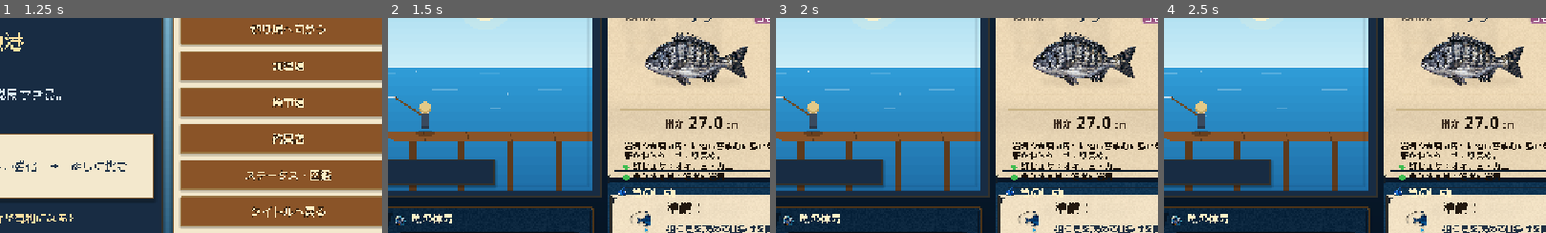
Above: before the commit, frames 1-4 (left to right).
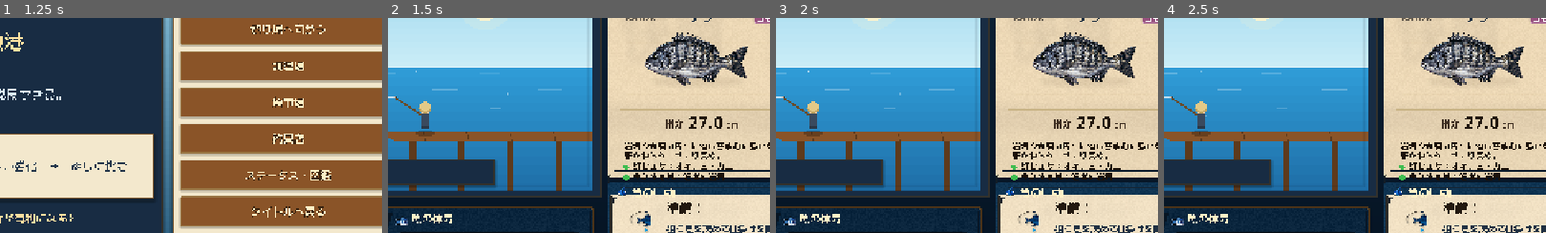
Above: after the commit, the same moments.

Repository: RYUKOU-OKUMURA/tsuri_quest_umi_mvp
Game: Godot game, scene res://scenes/main.tscn
Same seed, same stepped clock (60 frames per second), same inputs: the game is played once before the commit and once after it.
Inputs:
- Up to frame 1 (1.25 s): click "ゲームを始める" at 0.5 s
- Up to frame 2 (1.5 s): click "釣り場へ向かう" at 1.25 s
- Up to frame 3 (2 s): no input
- Up to frame 4 (2.5 s): click "通常魚を狙う" at 2 s
The pictures show only the part of the screen within x 46-96%, y 26-76%; the shares and areas given below are measured in that part.

Frame 1 is identical in both runs. In frame 2, 0.1% of the frame differs, in the area x 2-6%, y 92-97%; in frame 3, 0.1%; in frame 4, 0.1%.

Commit message:
Add dedicated HUD stamina icon

Diff:
--- a/src/ui/components/fight_hud.gd
+++ b/src/ui/components/fight_hud.gd
@@ -13,6 +13,7 @@
 const ICON_SHEET_PATH := "res://assets/showcase/underwater/fight_icon_sheet.png"
 const HUD_BAIT_ICON_PATH := "res://assets/showcase/underwater/hud_bait_icon.png"
 const HUD_TENSION_ICON_PATH := "res://assets/showcase/underwater/hud_tension_icon.png"
+const HUD_STAMINA_ICON_PATH := "res://assets/showcase/underwater/hud_stamina_icon.png"
 const ICON_TENSION := 4
 const ICON_STAMINA := 5
 const ICON_BAIT := 6
@@ -25,6 +26,7 @@
 var _icons: Texture2D
 var _bait_icon: Texture2D
 var _tension_icon: Texture2D
+var _stamina_icon: Texture2D
 
 var _main_rect := Rect2()
 var _reel_rect := Rect2()
@@ -52,6 +54,8 @@
 		_bait_icon = load(HUD_BAIT_ICON_PATH) as Texture2D
 	if ResourceLoader.exists(HUD_TENSION_ICON_PATH):
 		_tension_icon = load(HUD_TENSION_ICON_PATH) as Texture2D
+	if ResourceLoader.exists(HUD_STAMINA_ICON_PATH):
+		_stamina_icon = load(HUD_STAMINA_ICON_PATH) as Texture2D
 
 
 func _process(_delta: float) -> void:
@@ -181,7 +185,11 @@
 	var bar_y := 42.0 if _hud_frame == null else 43.0
 	var icon_size := 34.0 if _hud_frame == null else 24.0
 	var title_size := 19 if _hud_frame == null else 18
-	_draw_hud_icon(ICON_STAMINA, Rect2(rect.position + Vector2(12.0, title_y - icon_size + 8.0), Vector2(icon_size, icon_size)), Color("#6cc8ff"), Color(1.0, 1.0, 1.0, 0.86))
+	var stamina_icon_rect := Rect2(rect.position + Vector2(12.0, title_y - icon_size + 8.0), Vector2(icon_size, icon_size))
+	if _hud_frame != null and _stamina_icon != null:
+		_draw_texture_icon(_stamina_icon, stamina_icon_rect)
+	else:
+		_draw_hud_icon(ICON_STAMINA, stamina_icon_rect, Color("#6cc8ff"), Color(1.0, 1.0, 1.0, 0.86))
 	_draw_text(font, "魚の体力", rect.position + Vector2(48.0 if _hud_frame == null else 40.0, title_y), title_size, Palette.TEXT_BONE, 1 if _hud_frame != null else 3)
 	var ratio := 1.0
 	if simulator != null:
@@ -359,11 +367,15 @@
 func _draw_tension_texture_icon(target: Rect2) -> void:
 	if _tension_icon == null:
 		return
-	var texture_size := _tension_icon.get_size()
+	_draw_texture_icon(_tension_icon, target)
+
+
+func _draw_texture_icon(texture: Texture2D, target: Rect2) -> void:
+	var texture_size := texture.get_size()
 	var scale := minf(target.size.x / texture_size.x, target.size.y / texture_size.y)
 	var draw_size := texture_size * scale
 	var draw_rect := Rect2(target.position + (target.size - draw_size) * 0.5, draw_size)
-	draw_texture_rect(_tension_icon, draw_rect, false, Color.WHITE)
+	draw_texture_rect(texture, draw_rect, false, Color.WHITE)
 
 
 func _draw_triangle(center: Vector2, radius: float, color: Color, up: bool) -> void:
Binary file added: assets/showcase/underwater/hud_stamina_icon.png
Not shown, added: assets/showcase/underwater/hud_stamina_icon.png.import
Not shown, changed: design-qa.md
Not shown, changed: docs/11_underwater_fight_showcase.md
Not shown, changed: tools/build_fight_hud_static_compare.py
Not shown, changed: tools/process_underwater_fish_assets.py
